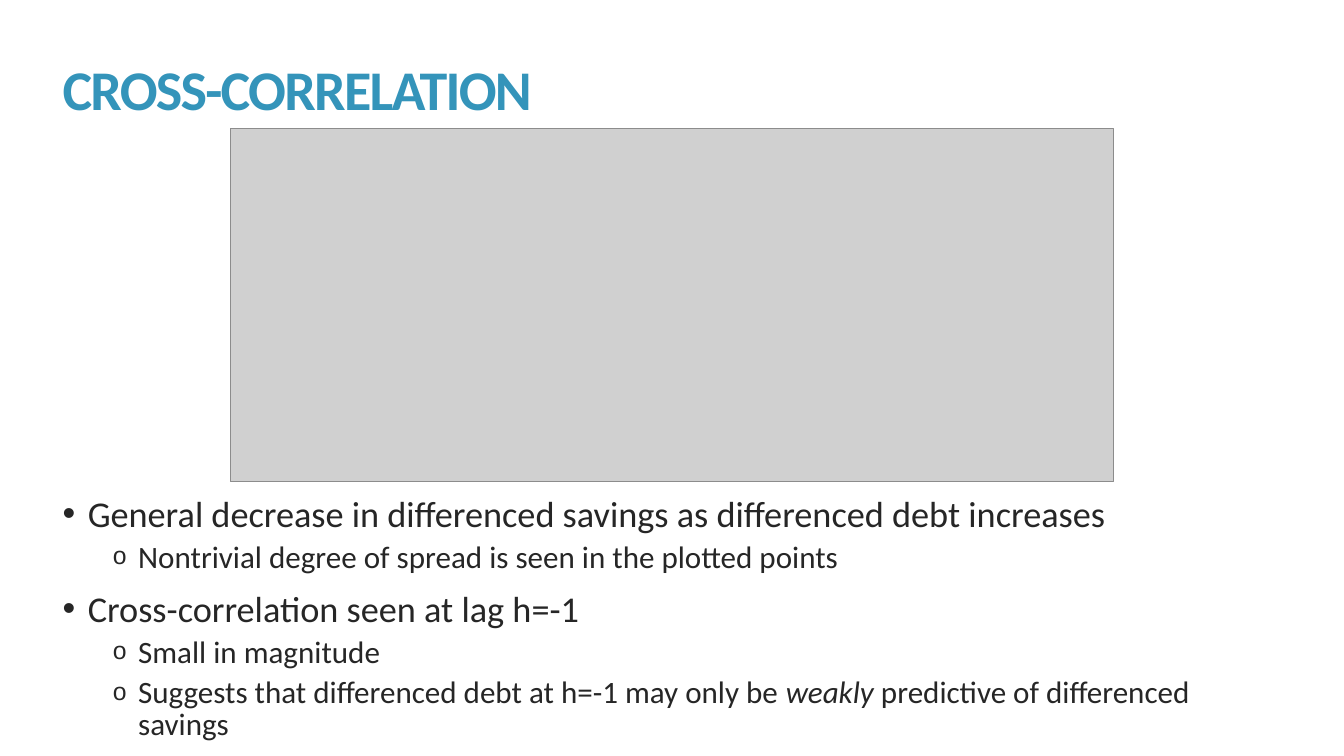
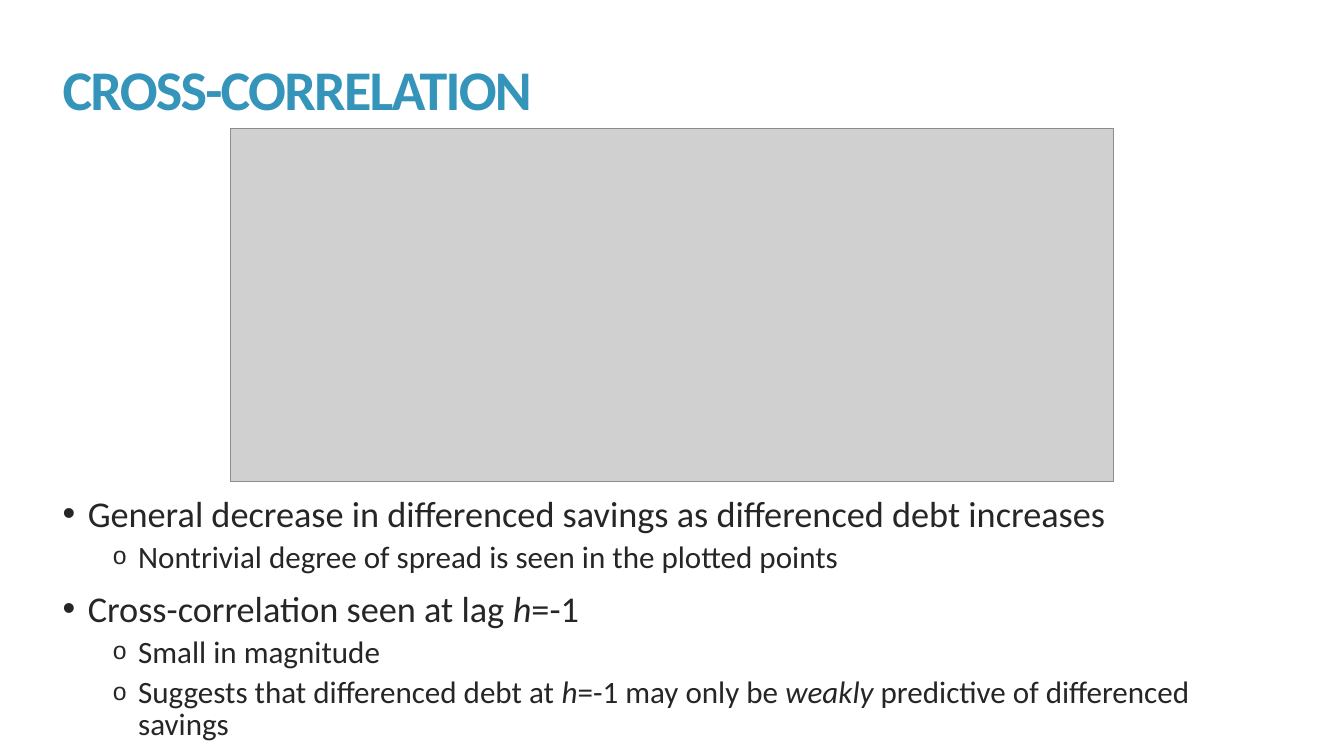
Before and after one commit to kmprioliPROF/MAT_8444_Final_Project, a slide deck: slide 13 of Prioli_Final_Proj.pptx (slide 12 before the commit). Drawn at 1344x756 pixels with LibreOffice and Linux fonts; fonts in the diff are those of the drawing; grey boxes stand for pictures. Boxes give left, top, right and bottom in pixels: in the first picture for what was removed or moved away, otherwise in the second. Text is boxed around its words. In the diff, an @@ line names an element or a change of style, - is before the commit and + after.

```diff
--- a/Prioli_Final_Proj.pptx
+++ b/Prioli_Final_Proj.pptx
@@ text at [88, 596, 1189, 741]: italic on in "h=-1", "h=-1" @@
```
Also in this commit, not shown: 7 other slides changed, 1 slide added.
